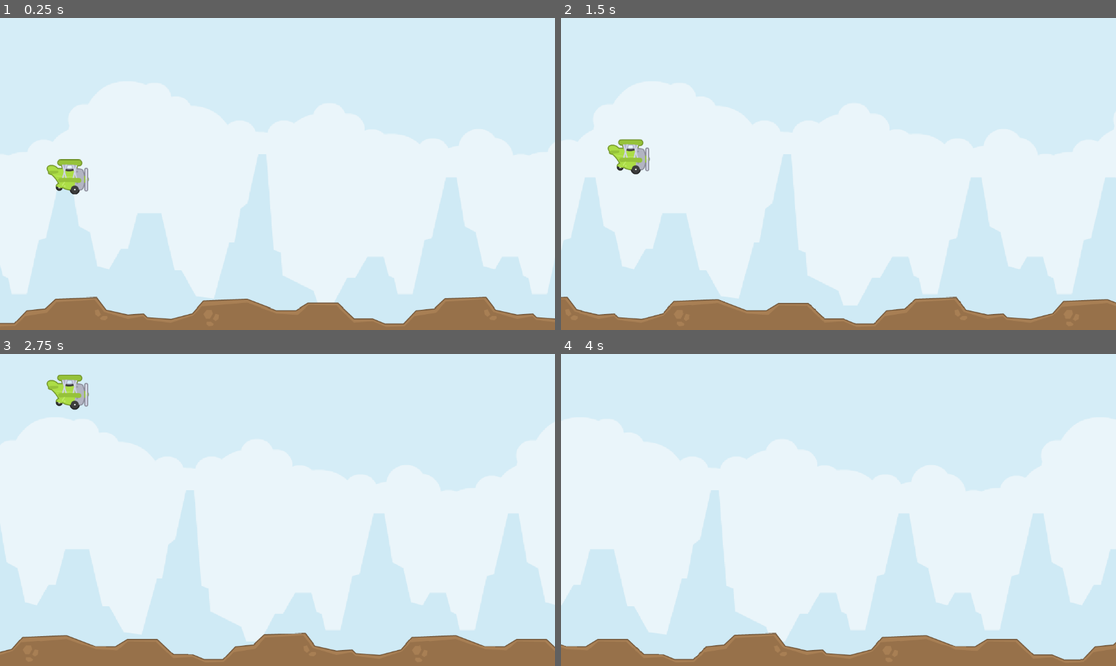
Above: before the commit, frames 1-4 (two rows, left to right).
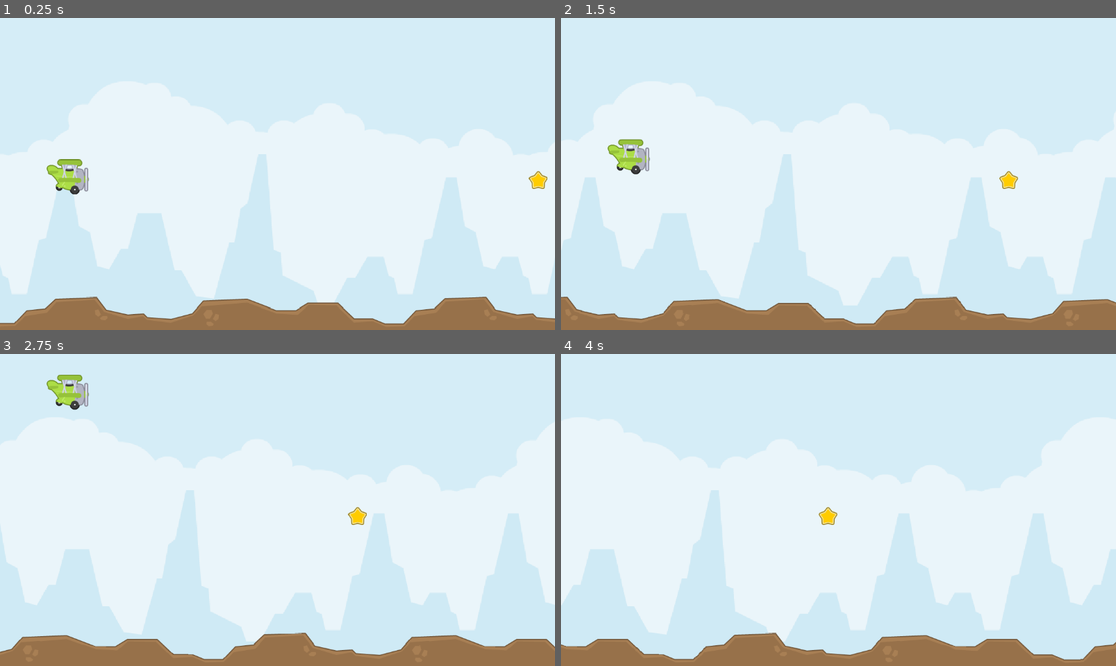
Above: after the commit, the same moments.

Repository: AllanSechrist/FlappyPlane
Game: Godot game, scene res://scenes/sandbox.tscn
Two runs of this game, one before a commit and one after it. Both use one fixed random seed, a clock stepped at 60 frames per second and the inputs below. The project has no main scene, so this scene is started directly.
Inputs (mouse positions are in pixels of both pictures, inside the frame that each line leads up to):
- Up to frame 1 (0.25 s): no input
- Up to frame 2 (1.5 s): move the mouse to (960, 158) at 0.52 s; click (960, 158) at 0.6 s; move the mouse to (727, 189) at 1.27 s; click (727, 189) at 1.35 s
- Up to frame 3 (2.75 s): move the mouse to (333, 441) at 2.02 s; click (333, 441) at 2.1 s
- Up to frame 4 (4 s): move the mouse to (810, 572) at 2.77 s; click (810, 572) at 2.85 s; move the mouse to (1005, 556) at 3.52 s; click (1005, 556) at 3.6 s

The runs differ from the first frame. In frame 1, 0.1% of the frame differs, in the area x 95-99%, y 48-55%; in frame 2, 0.1%; in frame 3, 0.1%, in the area x 62-67%, y 48-55%; in frame 4, 0.1%.

Commit message:
add collectables

Diff:
--- /dev/null
+++ b/scenes/collectables/collectable.gd
@@ -0,0 +1,25 @@
+extends Area2D
+class_name Collectable
+
+@onready var sprite_2d: Sprite2D = $Sprite2D
+@onready var collision_shape_2d: CollisionShape2D = $CollisionShape2D
+
+@export var speed := 150.0
+
+signal collected
+signal despawn
+
+func _ready() -> void:
+	pass
+
+func _physics_process(delta: float) -> void:
+	position.x -= speed * delta
+
+	if position.x <= -50:
+		despawn.emit()
+		queue_free()
+
+func _on_body_entered(_body: Node2D) -> void:
+	monitoring = false
+	collected.emit()
+	queue_free()
--- /dev/null
+++ b/scenes/collectables/collectable.tscn
@@ -0,0 +1,18 @@
+[gd_scene format=3 uid="uid://jm72d2kikqsv"]
+
+[ext_resource type="Script" uid="uid://dqoigxdephgog" path="res://scenes/collectables/collectable.gd" id="1_6cysq"]
+[ext_resource type="Texture2D" uid="uid://lcer0vspyofa" path="res://assets/sprites/Collectables/starGold.png" id="2_vtu06"]
+
+[sub_resource type="CircleShape2D" id="CircleShape2D_34ewq"]
+radius = 23.086792
+
+[node name="Collectable" type="Area2D" unique_id=645833024]
+script = ExtResource("1_6cysq")
+
+[node name="Sprite2D" type="Sprite2D" parent="." unique_id=2112643372]
+texture = ExtResource("2_vtu06")
+
+[node name="CollisionShape2D" type="CollisionShape2D" parent="." unique_id=1205721107]
+shape = SubResource("CircleShape2D_34ewq")
+
+[connection signal="body_entered" from="." to="." method="_on_body_entered"]
--- /dev/null
+++ b/scenes/collectables/collectable_spawner.gd
@@ -0,0 +1,21 @@
+extends Node2D
+class_name CollectableSpawner
+
+@onready var spawn_timer: Timer = $SpawnTimer
+@onready var spawn_point: Marker2D = $SpawnPoint
+
+@export var colletable_scene: PackedScene
+@export var spawn_interval := 8.0
+
+func _ready() -> void:
+	spawn_timer.timeout.connect(_on_spawn_timer_timeout)
+	spawn_timer.start(spawn_interval)
+	spawn()
+
+func _on_spawn_timer_timeout() -> void:
+	spawn()
+
+func spawn() -> void:
+	var collectable := colletable_scene.instantiate()
+	collectable.global_position = spawn_point.global_position
+	add_child.call_deferred(collectable)
--- /dev/null
+++ b/scenes/collectables/collectable_spawner.tscn
@@ -0,0 +1,13 @@
+[gd_scene format=3 uid="uid://nejbrbm4g28s"]
+
+[ext_resource type="Script" uid="uid://c8rfkvipwc0hp" path="res://scenes/collectables/collectable_spawner.gd" id="1_g58ja"]
+[ext_resource type="PackedScene" uid="uid://jm72d2kikqsv" path="res://scenes/collectables/collectable.tscn" id="2_g7oqk"]
+
+[node name="CollectableSpawner" type="Node2D" unique_id=924763142]
+script = ExtResource("1_g58ja")
+colletable_scene = ExtResource("2_g7oqk")
+
+[node name="SpawnTimer" type="Timer" parent="." unique_id=1152231372]
+
+[node name="SpawnPoint" type="Marker2D" parent="." unique_id=1571637532]
+position = Vector2(1152, 337)
--- a/scenes/sandbox.tscn
+++ b/scenes/sandbox.tscn
@@ -8,6 +8,7 @@
 [ext_resource type="PackedScene" uid="uid://dxx2yyrsj5vyk" path="res://scenes/rock/rock_spawner.tscn" id="4_tpt06"]
 [ext_resource type="PackedScene" uid="uid://6g3jpqqfqsqk" path="res://scenes/rock/rock.tscn" id="5_16ffl"]
 [ext_resource type="PackedScene" uid="uid://tupblci8ekth" path="res://scenes/ground/ground_spawner.tscn" id="7_rvfw7"]
+[ext_resource type="PackedScene" uid="uid://nejbrbm4g28s" path="res://scenes/collectables/collectable_spawner.tscn" id="9_rvfw7"]
 
 [node name="Sandbox" type="Node2D" unique_id=49395307]
 script = ExtResource("1_4b02c")
@@ -38,3 +39,5 @@
 
 [node name="Ground3" parent="GroundSpawner" unique_id=614792343 instance=ExtResource("4_j6lu3")]
 position = Vector2(704, 615)
+
+[node name="CollectableSpawner" parent="." unique_id=924763142 instance=ExtResource("9_rvfw7")]
Not shown, added: scenes/collectables/collectable.gd.uid
Not shown, added: scenes/collectables/collectable_spawner.gd.uid
